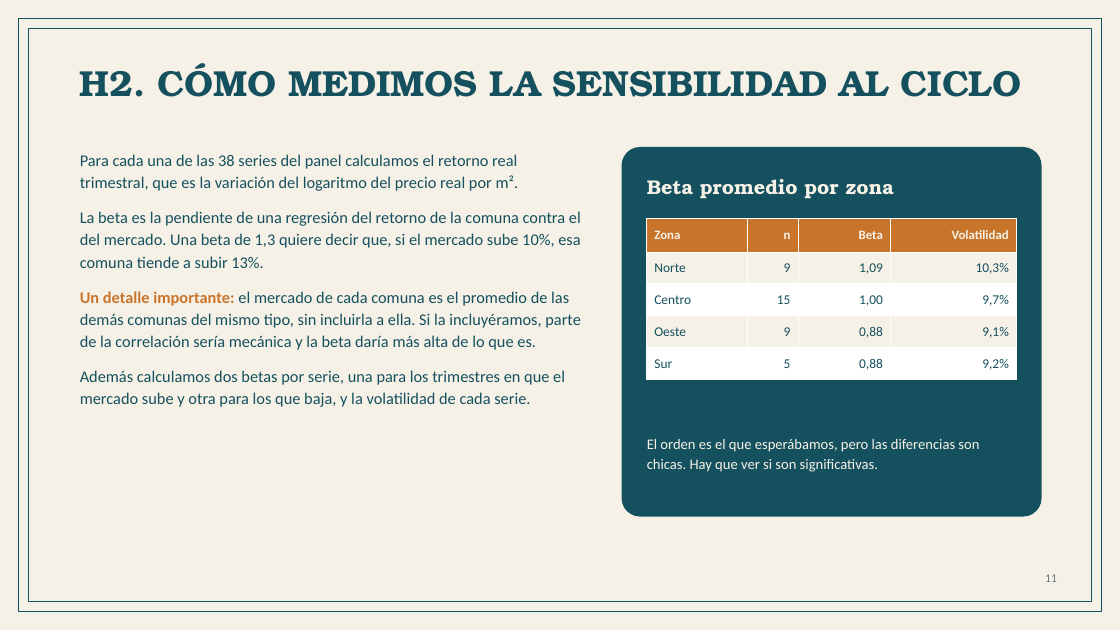
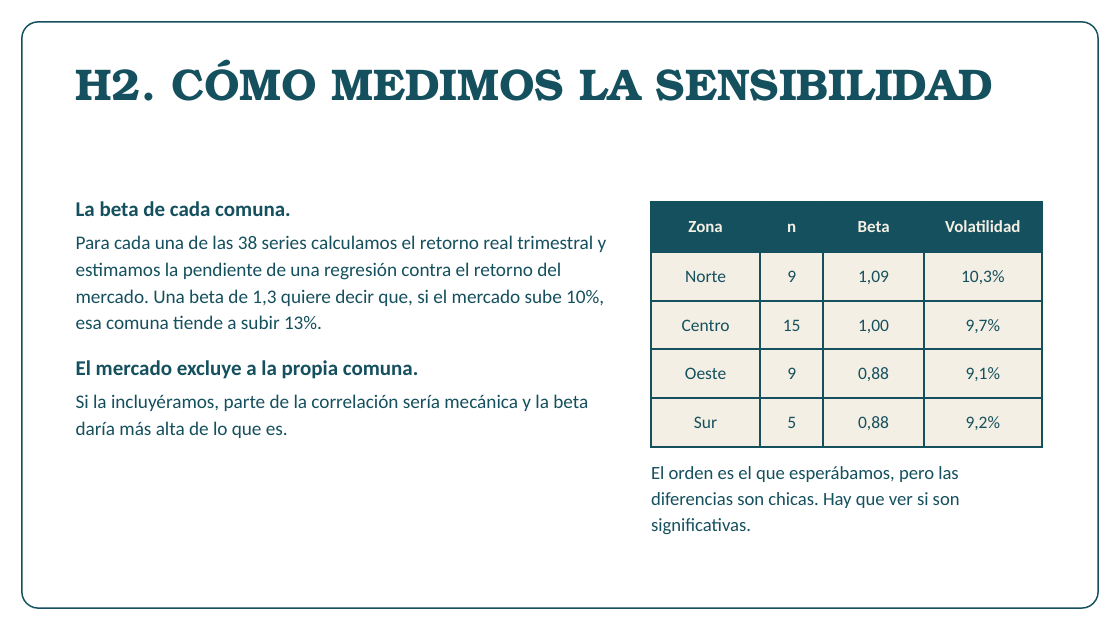
Before and after one commit to n4chogarcia-eng/tp_alquileres_caba, a slide deck: slide 12 of TP_instancia2_alquileres_CABA.pptx. Drawn at 1120x630 pixels with LibreOffice and Linux fonts; fonts in the diff are those of the drawing; background and template pictures are left out. Boxes give left, top, right and bottom in pixels: in the first picture for what was removed or moved away, otherwise in the second. Text is boxed around its words. In the diff, an @@ line names an element or a change of style, - is before the commit and + after.

```diff
--- a/TP_instancia2_alquileres_CABA.pptx
+++ b/TP_instancia2_alquileres_CABA.pptx
@@ rectangle removed at [0,0,1120,630] @@
@@ rounded rectangle: place and size @@
-rounded rectangle at [18,18,1102,612]
+rounded rectangle at [22,22,1098,608]
@@ rounded rectangle at [22,22,1098,608]: rectangle to rounded rectangle; outline #15505E 1 pt to #15505E 1.25 pt @@
@@ rectangle removed at [29,29,1091,602] @@
@@ text at [76,59,993,101]: text changed; size 31 to 38 pt @@
-H2. CÓMO MEDIMOS LA SENSIBILIDAD AL CICLO
+H2. CÓMO MEDIMOS LA SENSIBILIDAD
@@ rounded rectangle removed at [622,147,1042,517] @@
@@ text removed at [647,179,893,199] @@
-Beta promedio por zona
@@ text at [76,201,607,438]: text changed; size 14 to 16.5 pt @@
-Para cada una de las 38 series del panel calculamos el retorno real trimestral, que es la variación del logaritmo del precio real por m².
-La beta es la pendiente de una regresión del retorno de la comuna contra el del mercado. Una beta de 1,3 quiere decir que, si el mercado sube 10%, esa comuna tiende a subir 13%.
-Un detalle importante: el mercado de cada comuna es el promedio de las demás comunas del mismo tipo, sin incluirla a ella. Si la incluyéramos, parte de la correlación sería mecánica y la beta daría más alta de lo que es.
-Además calculamos dos betas por serie, una para los trimestres en que el mercado sube y otra para los que baja, y la volatilidad de cada serie.
+La beta de cada comuna.
+Para cada una de las 38 series calculamos el retorno real trimestral y estimamos la pendiente de una regresión contra el retorno del mercado. Una beta de 1,3 quiere decir que, si el mercado sube 10%, esa comuna tiende a subir 13%.
+El mercado excluye a la propia comuna.
+Si la incluyéramos, parte de la correlación sería mecánica y la beta daría más alta de lo que es.
@@ table at [651,202,1042,447] @@
@@ fill #C8742A to #15505E in row 1 @@
@@ fill #F6F1E7 to #F4EFE4 in 8 cells @@
@@ fill #FFFFFF to #F4EFE4 in 8 cells @@
@@ size 11 to 14.5 pt, text colour #F6F1E7 to #F4EFE4 in "Zona", "n", "Beta", "Volatilidad" @@
@@ size 11.5 to 15 pt in "Norte", "9", "1,09", "10,3%" and 12 more places @@
@@ alignment left to centre @@
@@ line spacing 1 to 1.02 @@
@@ alignment right to centre @@
@@ borders changed @@
@@ table: place and size @@
-table at [647,218,1017,380]
+table at [651,202,1042,447]
@@ text "El orden es el que ...": place and size @@
-text "El orden es el que ..." at [647,439,979,472]
+text "El orden es el que ..." at [651,466,960,534]
@@ text "El orden es el que ..." at [651,466,960,534]: size 12.5 to 16 pt, text colour #F6F1E7 to #15505E; line spacing 1.14 to 1.16; more space between paragraphs @@
@@ text removed at [1045,574,1057,582] @@
-11
```
Also in this commit, not shown: 13 other slides changed, 2 slides added, 2 slides removed, 5 other files.
